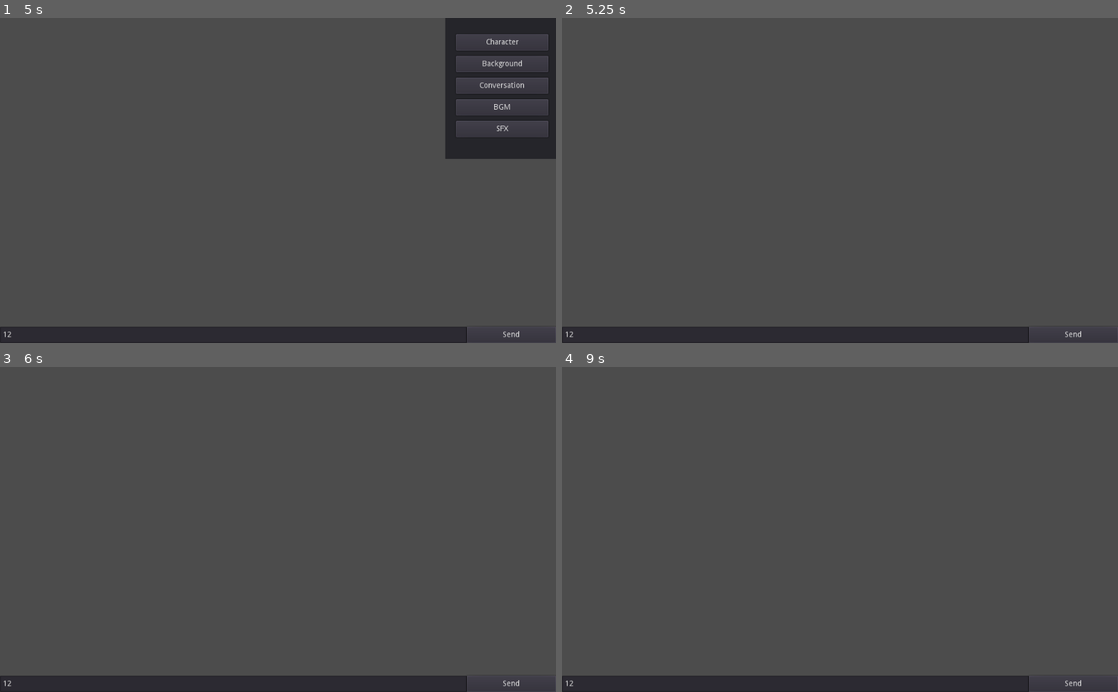
Above: before the commit, frames 1-4 (two rows, left to right).
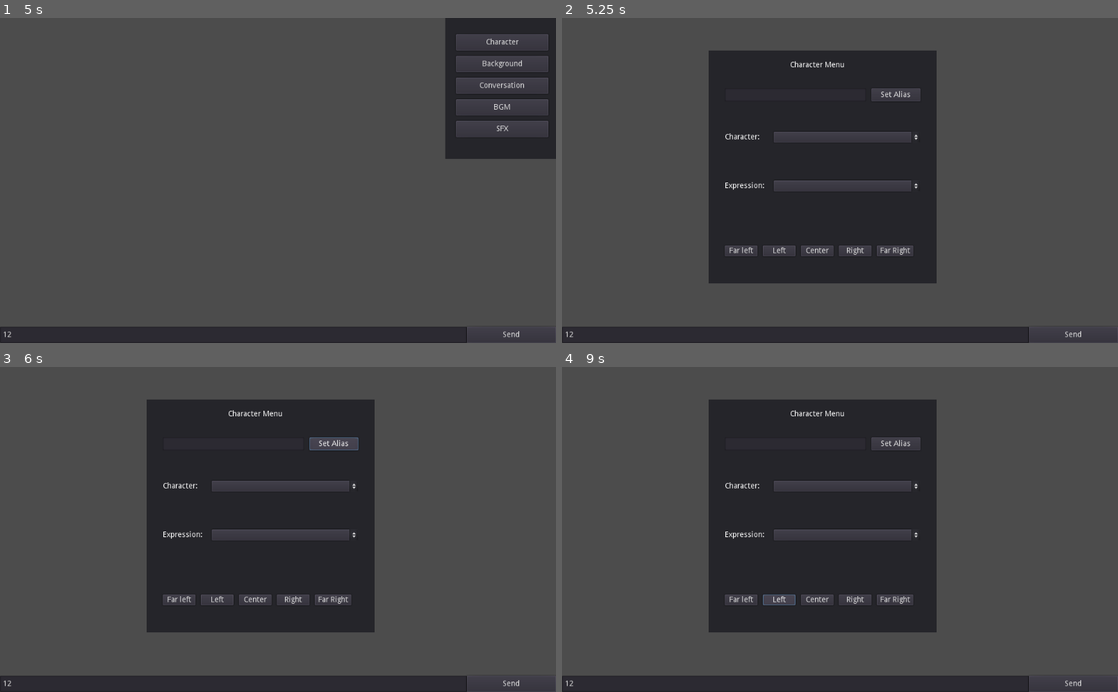
Above: after the commit, the same moments.

Repository: Tsumekiri/Open-Multiplayer-VN
Game: Godot game, scene res://Scenes/Game/Game.tscn
The game is run twice, just before and just after one commit, with the same random seed, the same clock (stepped at 60 frames per second) and the same inputs. This scene is started directly instead of the project's main scene.
Inputs (mouse positions are in pixels of both pictures, inside the frame that each line leads up to):
- Up to frame 1 (5 s): click (233, 336) at 0.52 s; type "12" at 0.6 s; click "Send" at 1.25 s; click "Send" at 2 s; click "Send" at 2.75 s; tap Enter at 3.5 s; move the mouse to (278, 40) at 3.52 s; click (278, 40) at 3.67 s; tap Space at 4.25 s; move the mouse to (494, 122) at 4.27 s; click (494, 122) at 4.42 s
- Up to frame 2 (5.25 s): click "Character" at 5 s
- Up to frame 3 (6 s): click (333, 445) at 5.75 s, where only the run after the commit has a clickable "Set Alias"
- Up to frame 4 (9 s): click (845, 487) at 6.5 s, where only the run after the commit has a clickable "Character:"; click (845, 536) at 7.25 s, where only the run after the commit has a clickable "Expression:"; click (739, 601) at 8 s, where only the run after the commit has a clickable "Far left"; click (778, 601) at 8.75 s, where only the run after the commit has a clickable "Left"

Frame 1 is identical in both runs. In frame 2, 27% of the frame differs, in the area x 26-68%, y 10-82%; in frame 3, 27%; in frame 4, 27%.

Commit message:
Created character menu

Diff:
--- /dev/null
+++ b/Resources/Collision/CharacterMenu.tres
@@ -0,0 +1,4 @@
+[gd_resource type="RectangleShape2D" format=2]
+
+[resource]
+extents = Vector2( 210, 213.87 )
--- a/Scenes/Game/Game.tscn
+++ b/Scenes/Game/Game.tscn
@@ -1,8 +1,9 @@
-[gd_scene load_steps=4 format=2]
+[gd_scene load_steps=5 format=2]
 
 [ext_resource path="res://Scenes/Util/TopBar.tscn" type="PackedScene" id=1]
 [ext_resource path="res://Scenes/Util/BottomBar.tscn" type="PackedScene" id=2]
 [ext_resource path="res://Scenes/Util/RightBar.tscn" type="PackedScene" id=3]
+[ext_resource path="res://Scenes/Menu/CharacterMenu.tscn" type="PackedScene" id=4]
 
 [node name="Game" type="Control"]
 anchor_right = 1.0
@@ -14,3 +15,11 @@
 [node name="BottomBar" parent="." instance=ExtResource( 2 )]
 
 [node name="RightBar" parent="." instance=ExtResource( 3 )]
+
+[node name="CharacterMenu" parent="." instance=ExtResource( 4 )]
+visible = false
+margin_left = 270.0
+margin_top = 60.0
+margin_right = 690.0
+margin_bottom = 490.0
+[connection signal="open_menu" from="RightBar" to="CharacterMenu" method="_on_RightBar_open_menu"]
--- /dev/null
+++ b/Scenes/Menu/CharacterMenu.tscn
@@ -0,0 +1,107 @@
+[gd_scene load_steps=3 format=2]
+
+[ext_resource path="res://Scripts/Scenes/Menu/CharacterMenu.gd" type="Script" id=1]
+[ext_resource path="res://Resources/Collision/CharacterMenu.tres" type="Shape2D" id=2]
+
+[node name="CharacterMenu" type="Panel"]
+margin_right = 420.0
+margin_bottom = 430.0
+mouse_filter = 2
+script = ExtResource( 1 )
+
+[node name="Title" type="Label" parent="."]
+margin_left = 150.0
+margin_top = 20.0
+margin_right = 250.0
+margin_bottom = 40.0
+text = "Character Menu"
+
+[node name="Area2D" type="Area2D" parent="."]
+editor/display_folded = true
+position = Vector2( 210, 215.415 )
+
+[node name="CollisionShape2D" type="CollisionShape2D" parent="Area2D"]
+shape = ExtResource( 2 )
+__meta__ = {
+"_edit_lock_": true
+}
+
+[node name="Alias" type="LineEdit" parent="."]
+editor/display_folded = true
+margin_left = 30.0
+margin_top = 70.0
+margin_right = 290.0
+margin_bottom = 94.0
+
+[node name="Button" type="Button" parent="Alias"]
+margin_left = 270.0
+margin_right = 360.0
+margin_bottom = 24.0
+text = "Set Alias"
+
+[node name="Character" type="OptionButton" parent="."]
+editor/display_folded = true
+margin_left = 120.0
+margin_top = 150.0
+margin_right = 390.0
+margin_bottom = 170.0
+
+[node name="Label" type="Label" parent="Character"]
+margin_left = -90.0
+margin_right = -30.0
+margin_bottom = 20.0
+text = "Character:"
+valign = 1
+
+[node name="Expression" type="OptionButton" parent="."]
+editor/display_folded = true
+margin_left = 120.0
+margin_top = 240.0
+margin_right = 390.0
+margin_bottom = 260.0
+
+[node name="Label" type="Label" parent="Expression"]
+margin_left = -90.0
+margin_right = -30.0
+margin_bottom = 20.0
+text = "Expression:"
+valign = 1
+
+[node name="Position" type="Control" parent="."]
+editor/display_folded = true
+
+[node name="FarLeft" type="Button" parent="Position"]
+margin_left = 30.0
+margin_top = 360.0
+margin_right = 90.0
+margin_bottom = 380.0
+text = "Far left"
+
+[node name="Left" type="Button" parent="Position"]
+margin_left = 100.0
+margin_top = 360.0
+margin_right = 160.0
+margin_bottom = 380.0
+text = "Left"
+
+[node name="Center" type="Button" parent="Position"]
+margin_left = 170.0
+margin_top = 360.0
+margin_right = 230.0
+margin_bottom = 380.0
+text = "Center"
+
+[node name="Right" type="Button" parent="Position"]
+margin_left = 240.0
+margin_top = 360.0
+margin_right = 300.0
+margin_bottom = 380.0
+text = "Right"
+
+[node name="FarRight" type="Button" parent="Position"]
+margin_left = 310.0
+margin_top = 360.0
+margin_right = 377.0
+margin_bottom = 380.0
+text = "Far Right"
+[connection signal="input_event" from="Area2D" to="." method="_on_Area2D_input_event"]
--- /dev/null
+++ b/Scripts/Scenes/Menu/CharacterMenu.gd
@@ -0,0 +1,4 @@
+extends "res://Scripts/Util/GameMenu.gd"
+
+func _ready():
+	self.menuTitle = "Character"
--- a/Scripts/Scenes/Util/RightBar.gd
+++ b/Scripts/Scenes/Util/RightBar.gd
@@ -1,11 +1,22 @@
 extends Control
+
+signal open_menu(menu)
+
+func _ready():
+	$ButtonList/Character.connect("button_up", self, "emit_open_menu", ["Character"])
+	$ButtonList/Background.connect("button_up", self, "emit_open_menu", ["Background"])
+	$ButtonList/Conversation.connect("button_up", self, "emit_open_menu", ["Conversation"])
+	$ButtonList/BGM.connect("button_up", self, "emit_open_menu", ["BGM"])
+	$ButtonList/SFX.connect("button_up", self, "emit_open_menu", ["SFX"])
+
+func emit_open_menu(menu: String):
+	emit_signal("open_menu", menu)
 
 func _on_Area2D_mouse_entered():
 	$Tween.interpolate_property($ButtonList, "rect_position", $ButtonList.get_position(),
 		Vector2(840, 0), 0.1, Tween.TRANS_LINEAR, Tween.EASE_IN_OUT)
 	$Tween.start()
 
-
 func _on_Area2D_mouse_exited():
 	$Tween.interpolate_property($ButtonList, "rect_position", $ButtonList.get_position(),
 		Vector2(1050, 0), 0.1, Tween.TRANS_LINEAR, Tween.EASE_IN_OUT)
--- /dev/null
+++ b/Scripts/Util/GameMenu.gd
@@ -0,0 +1,13 @@
+extends Panel
+
+var menuTitle: String
+
+func _on_Area2D_input_event(viewport, event, shape_idx):
+	if (event is InputEventMouseButton and event.pressed and event.button_index == BUTTON_RIGHT):
+		hide()
+
+func _on_RightBar_open_menu(menu):
+	if (menu == "Character" and not visible):
+		show()
+	else:
+		hide()
